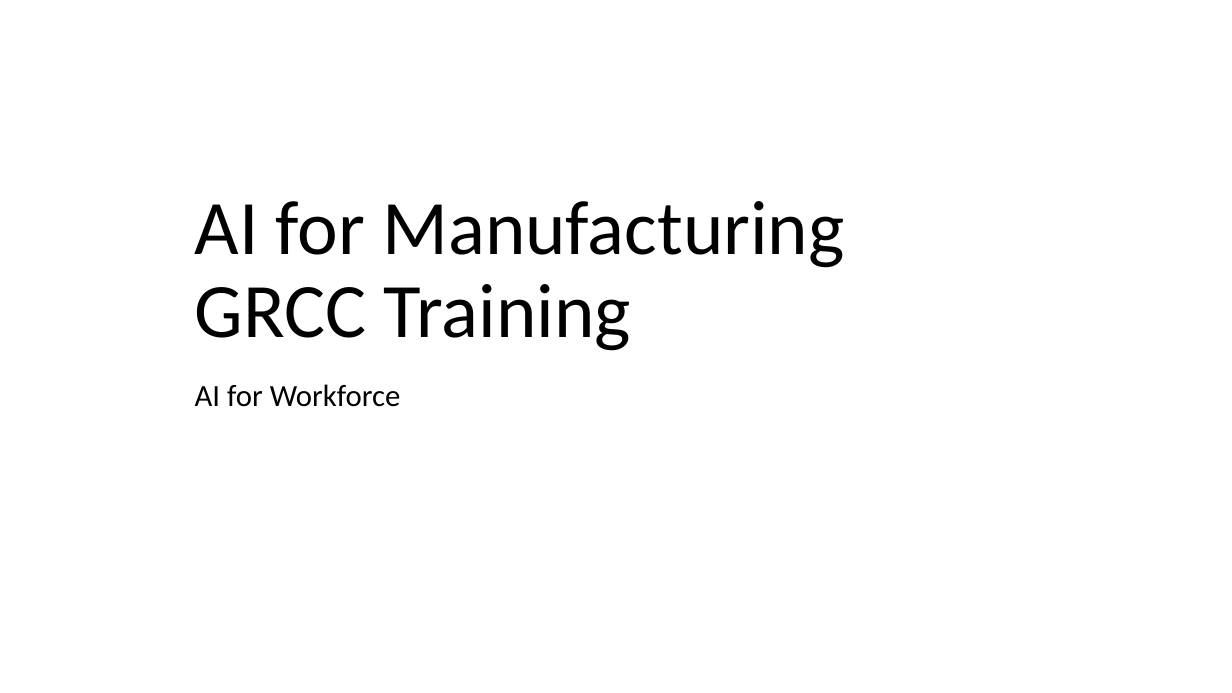
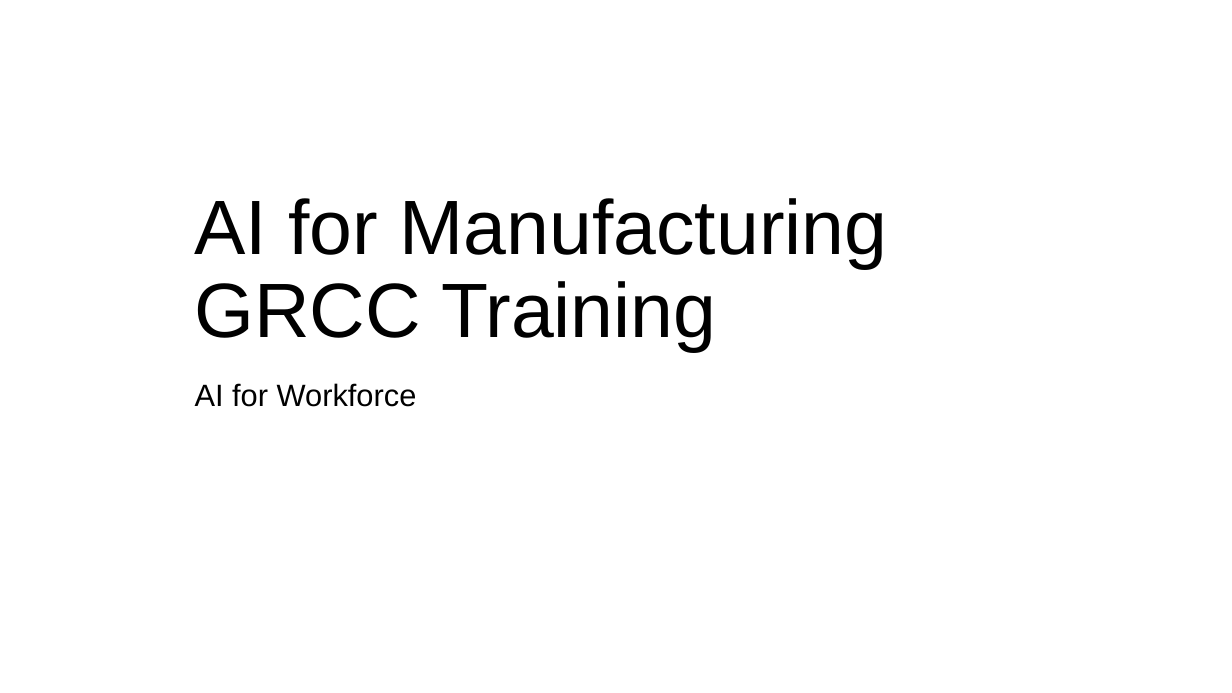
Before and after one commit to grcc-resendiz/ai-manufacturing-muskegon, a slide deck: slide 1 of instructor/Day3-Predictive-Maintenance-and-Next-Steps.pptx. Drawn at 1232x693 pixels with LibreOffice and Linux fonts; fonts in the diff are those of the drawing; background and template pictures are left out. Boxes give left, top, right and bottom in pixels: in the first picture for what was removed or moved away, otherwise in the second. Text is boxed around its words. In the diff, an @@ line names an element or a change of style, - is before the commit and + after.

```diff
--- a/instructor/Day3-Predictive-Maintenance-and-Next-Steps.pptx
+++ b/instructor/Day3-Predictive-Maintenance-and-Next-Steps.pptx
@@ title "AI for Manufacturing GRCC Training" at [195,198,888,352]: font Calibri to Arial @@
@@ text "AI for Workforce" at [195,383,417,407]: font Calibri to Arial @@
```
Also in this commit, not shown: 14 other slides changed, 2 other files.
